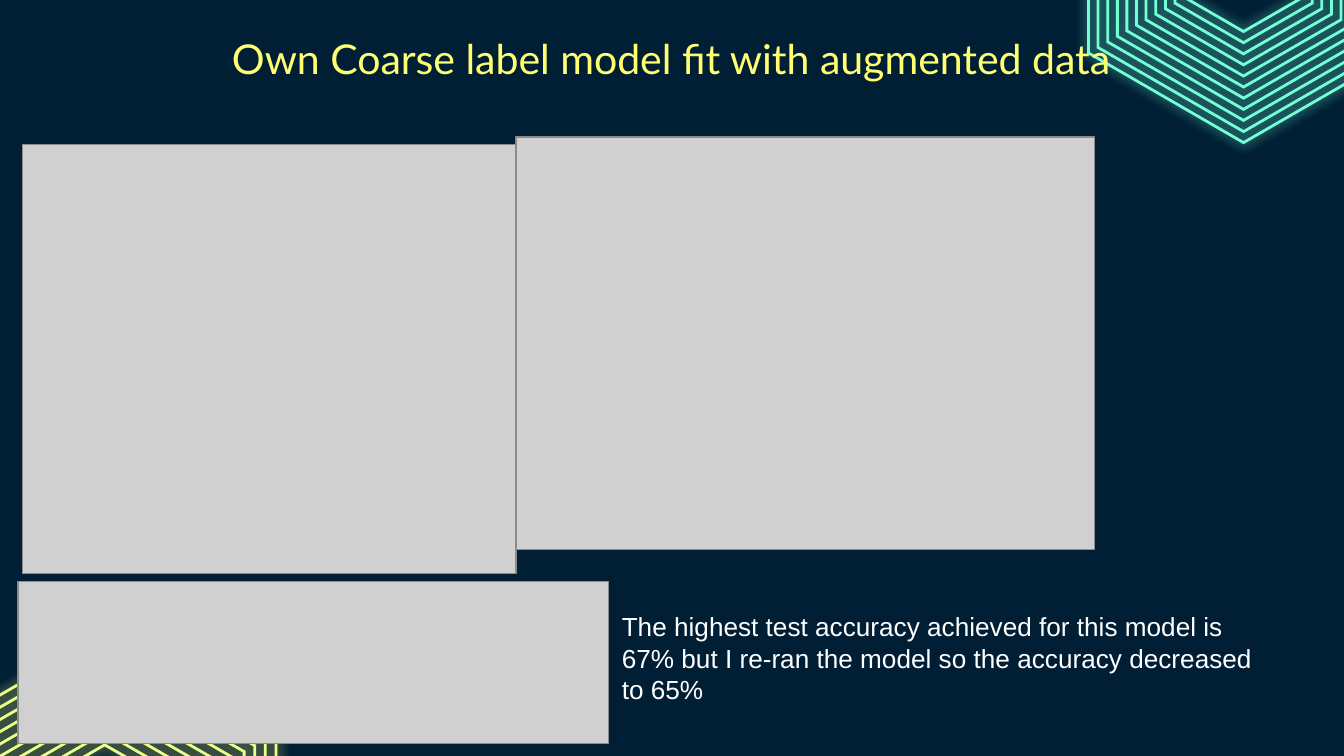
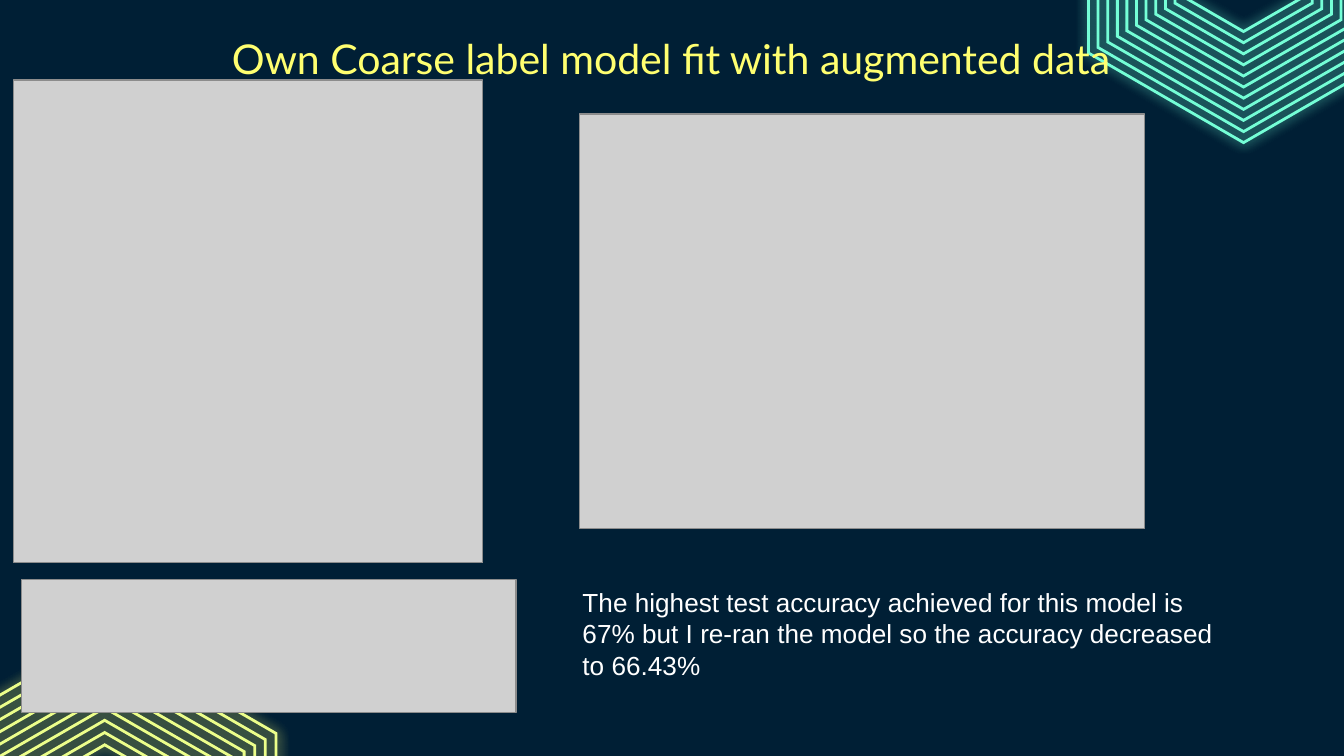
Before and after one commit to Amirrahman19/DeepLearning, a slide deck: slide 11 of CA1/PartB/Cifar100.pptx. Drawn at 1344x756 pixels with LibreOffice and Linux fonts; fonts in the diff are those of the drawing; grey boxes stand for pictures. Boxes give left, top, right and bottom in pixels: in the first picture for what was removed or moved away, otherwise in the second. Text is boxed around its words. In the diff, an @@ line names an element or a change of style, - is before the commit and + after.

```diff
--- a/CA1/PartB/Cifar100.pptx
+++ b/CA1/PartB/Cifar100.pptx
@@ picture resized from (x1=23, y1=145, x2=516, y2=574) to (x1=13, y1=79, x2=482, y2=562) @@
@@ picture resized from (x1=516, y1=137, x2=1094, y2=550) to (x1=579, y1=114, x2=1144, y2=528) @@
@@ picture resized from (x1=17, y1=582, x2=607, y2=745) to (x1=22, y1=579, x2=516, y2=712) @@
@@ text at (x1=582, y1=593, x2=1212, y2=676): text changed @@
-The highest test accuracy achieved for this model is 67% but I re-ran the model so the accuracy decreased to 65%
+The highest test accuracy achieved for this model is 67% but I re-ran the model so the accuracy decreased to 66.43%
```
Also in this commit, not shown: 1 other slide changed, 1 slide added, 1 slide removed, 8 other files.
